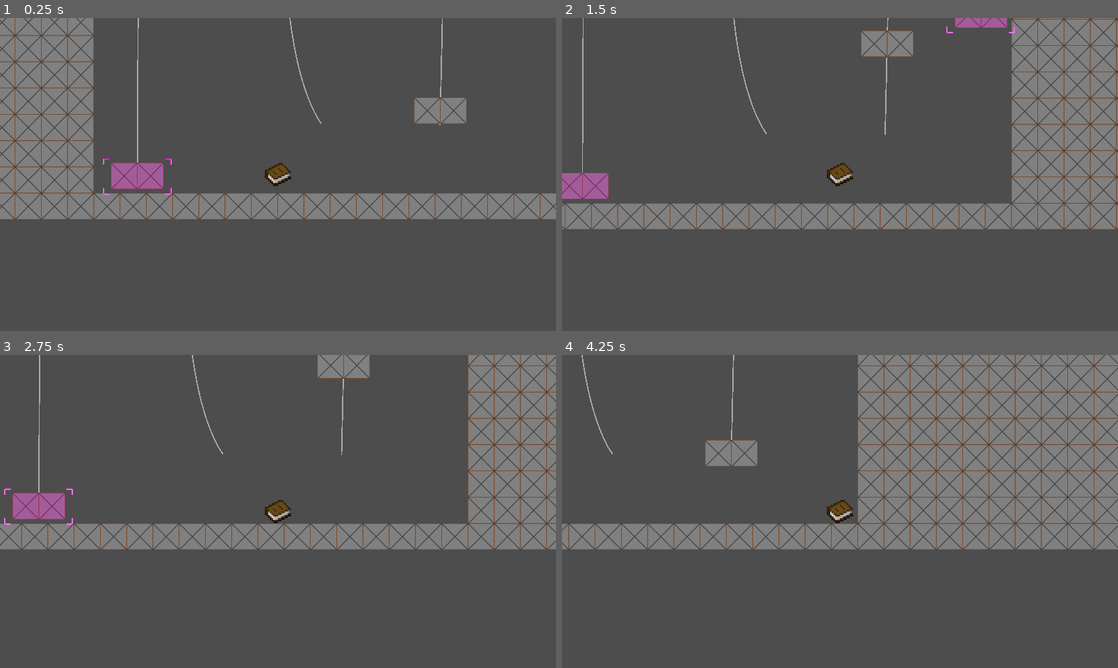
Above: before the commit, frames 1-4 (two rows, left to right).
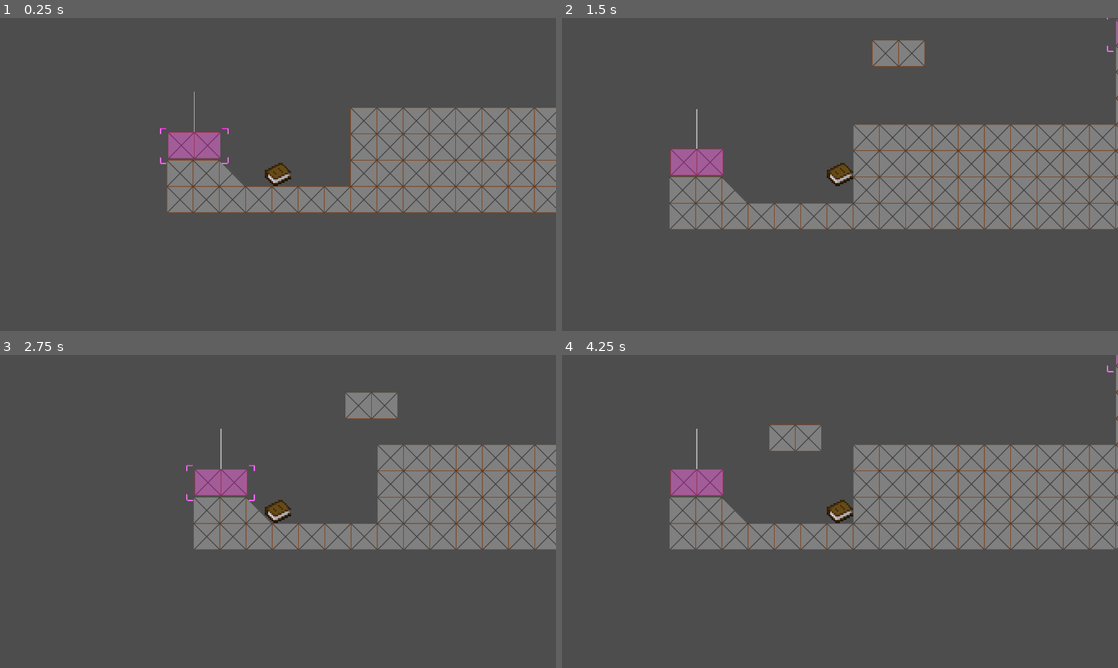
Above: after the commit, the same moments.

Repository: Arti-Dev/LucidNightmaresDemo
Game: Godot game, scene res://scenes/level.tscn
Two runs of this game, one before a commit and one after it. Both use one fixed random seed, a clock stepped at 60 frames per second and the inputs below.
Inputs:
- Up to frame 1 (0.25 s): no input
- Up to frame 2 (1.5 s): hold D (PlayerRight) from 0.53 s (still down); tap Q (Q) at 0.6 s; tap Space (PlayerJump) at 0.77 s; tap Tab (Tab) at 1.35 s
- Up to frame 3 (2.75 s): tap Space (PlayerJump) at 1.52 s; release D (PlayerRight) at 2.03 s; hold A (PlayerLeft) from 2.03 s (still down); tap Q (Q) at 2.1 s
- Up to frame 4 (4.25 s): release A (PlayerLeft) at 2.78 s; hold D (PlayerRight) from 2.78 s (still down); tap Tab (Tab) at 2.85 s; tap Space (PlayerJump) at 3.02, 3.77 s; tap Q (Q) at 3.6 s

The runs differ from the first frame. In frame 1, 26% of the frame differs, in the area x 0-100%, y 0-65%; in frame 2, 20%; in frame 3, 17%; in frame 4, 22%.

Commit message:
Update level.tscn
Remove print statement

Diff:
--- a/scenes/level.tscn
+++ b/scenes/level.tscn
@@ -105,4 +105,4 @@
 speed = 200
 
 [node name="Player" parent="." instance=ExtResource("1_x2e8k")]
-position = Vector2(3329, 695)
+position = Vector2(207, 478)
--- a/scripts/telekinetic_path_platform.gd
+++ b/scripts/telekinetic_path_platform.gd
@@ -28,7 +28,6 @@
 		var direction = Input.get_axis("TelekineticLeft", "TelekineticRight")
 		pathFollow.progress += speed * delta * direction
 	elif returnToOriginalLocation and pathFollow.progress != 0:
-		print("returning")
 		pathFollow.loop = false
 		pathFollow.progress -= returnToOriginalLocationSpeed * delta
 		pathFollow.loop = loop
